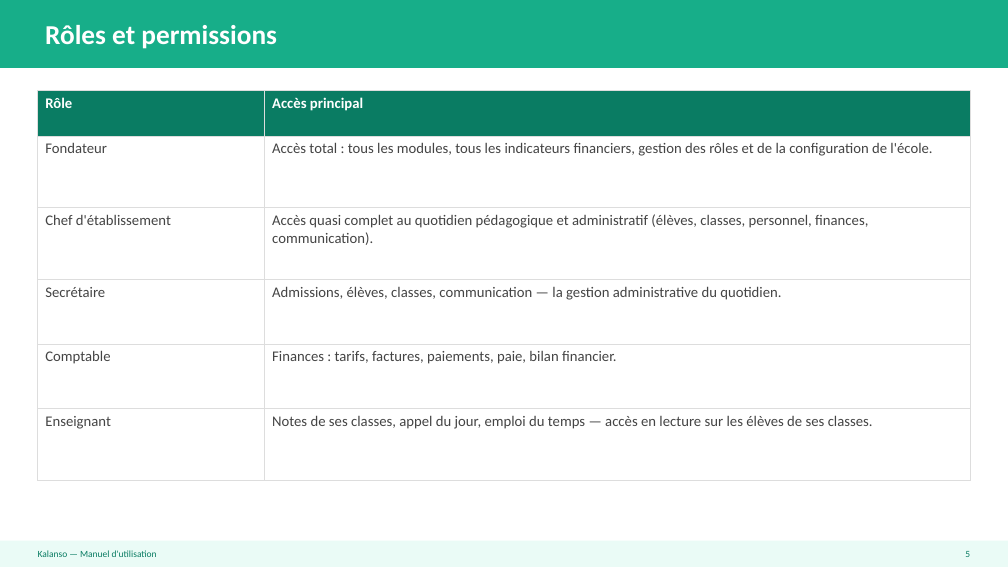
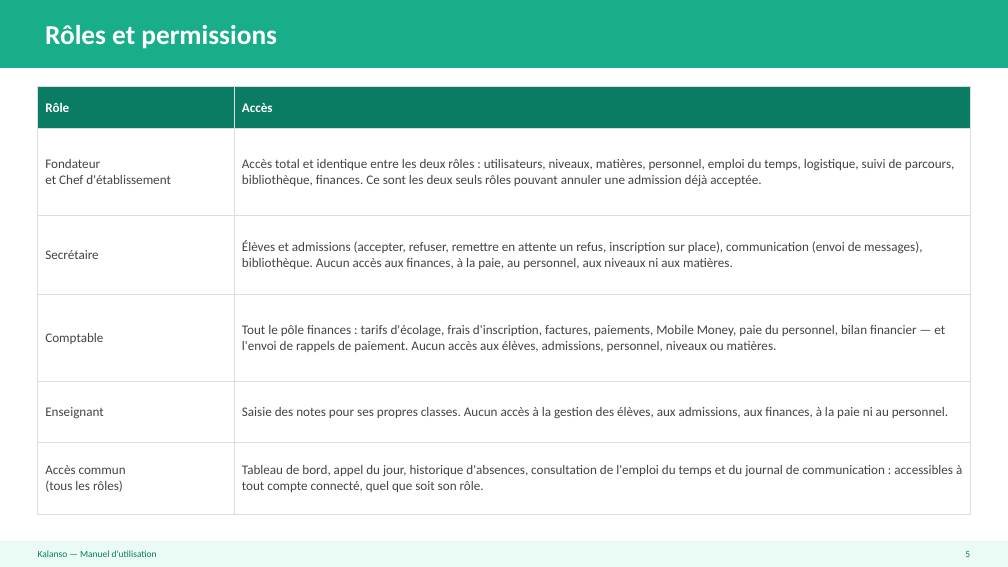
Before and after one commit to damaro25/kalanso, a slide deck: slide 5 of docs/Manuel_Utilisation_Kalanso.pptx. Drawn at 1008x567 pixels with LibreOffice and Linux fonts; fonts in the diff are those of the drawing. Boxes give left, top, right and bottom in pixels: in the first picture for what was removed or moved away, otherwise in the second. Text is boxed around its words. In the diff, an @@ line names an element or a change of style, - is before the commit and + after.

```diff
--- a/docs/Manuel_Utilisation_Kalanso.pptx
+++ b/docs/Manuel_Utilisation_Kalanso.pptx
@@ table at <box>38,87,970,529</box> @@
-row 1, column 2: Accès principal
+row 1, column 2: Accès
-row 2, column 1: Fondateur
+row 2, column 1: Fondateur / et Chef d'établissement
-row 2, column 2: Accès total : tous les modules, tous les indicateurs financiers, gestion des rôles et de la configuration de l'école.
+row 2, column 2: Accès total et identique entre les deux rôles : utilisateurs, niveaux, matières, personnel, emploi du temps, logistique, suivi de parcours, bibliothèque, finances. Ce sont les deux seuls rôles pouvant annuler une admission déjà acceptée.
-row 3, column 1: Chef d'établissement
+row 3, column 1: Secrétaire
-row 3, column 2: Accès quasi complet au quotidien pédagogique et administratif (élèves, classes, personnel, finances, communication).
+row 3, column 2: Élèves et admissions (accepter, refuser, remettre en attente un refus, inscription sur place), communication (envoi de messages), bibliothèque. Aucun accès aux finances, à la paie, au personnel, aux niveaux ni aux matières.
-row 4, column 1: Secrétaire
+row 4, column 1: Comptable
-row 4, column 2: Admissions, élèves, classes, communication — la gestion administrative du quotidien.
+row 4, column 2: Tout le pôle finances : tarifs d'écolage, frais d'inscription, factures, paiements, Mobile Money, paie du personnel, bilan financier — et l'envoi de rappels de paiement. Aucun accès aux élèves, admissions, personnel, niveaux ou matières.
-row 5, column 1: Comptable
+row 5, column 1: Enseignant
-row 5, column 2: Finances : tarifs, factures, paiements, paie, bilan financier.
+row 5, column 2: Saisie des notes pour ses propres classes. Aucun accès à la gestion des élèves, aux admissions, aux finances, à la paie ni au personnel.
-row 6, column 1: Enseignant
+row 6, column 1: Accès commun / (tous les rôles)
-row 6, column 2: Notes de ses classes, appel du jour, emploi du temps — accès en lecture sur les élèves de ses classes.
+row 6, column 2: Tableau de bord, appel du jour, historique d'absences, consultation de l'emploi du temps et du journal de communication : accessibles à tout compte connecté, quel que soit son rôle.
@@ size 14 to 12.5 pt in "Rôle" @@
@@ table: place and size @@
-table at <box>38,91,970,507</box>
+table at <box>38,87,970,529</box>
```
Also in this commit, not shown: 25 other slides changed, 1 slide added.
